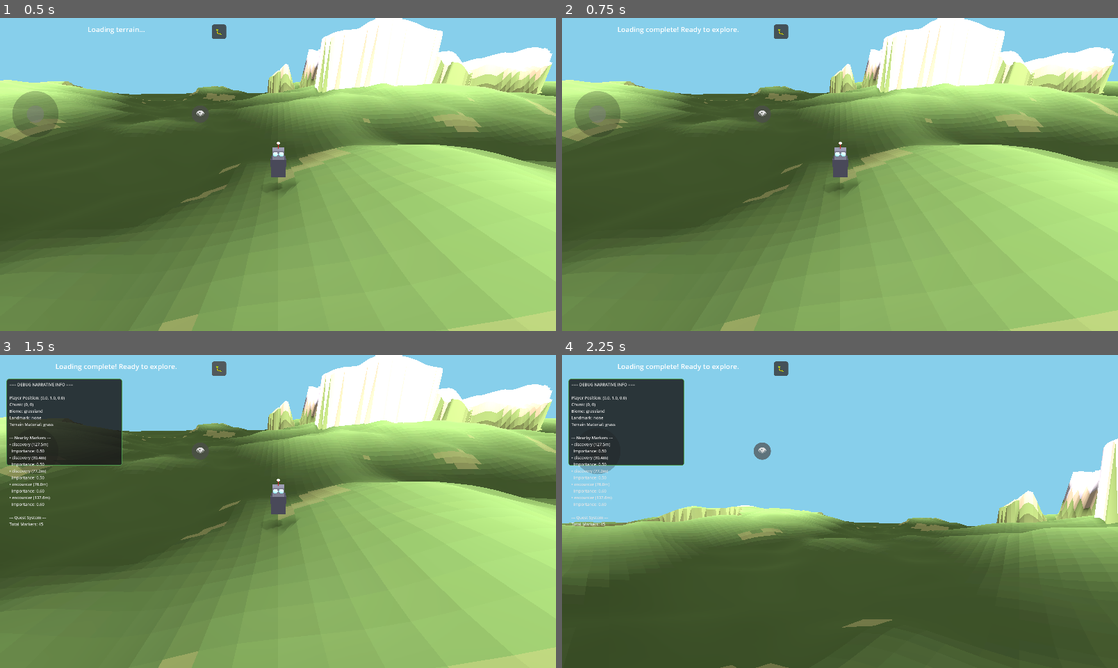
Above: before the commit, frames 1-4 (two rows, left to right).
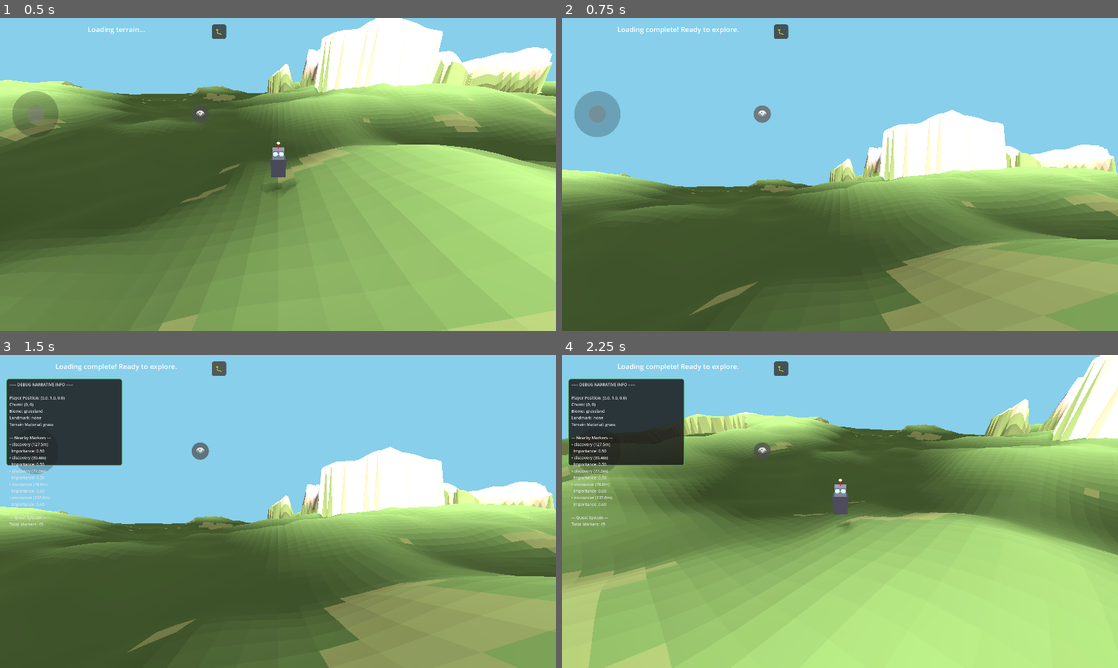
Above: after the commit, the same moments.

Repository: felix-dieterle/YouGame_godot4_public
Game: Godot game, scene res://scenes/main.tscn
Same seed, same stepped clock (60 frames per second), same inputs: the game is played once before the commit and once after it.
Inputs (mouse positions are in pixels of both pictures, inside the frame that each line leads up to):
- Up to frame 1 (0.5 s): no input
- Up to frame 2 (0.75 s): click "👁" at 0.5 s
- Up to frame 3 (1.5 s): click "🐛" at 1.25 s
- Up to frame 4 (2.25 s): tap Enter at 2 s; move the mouse to (962, 495) at 2.02 s; hold Right (ui_right) from 2.03 s (still down); hold V (toggle_camera_view) from 2.03 s (still down); click (962, 495) at 2.17 s

Frame 1 is identical in both runs. In frame 2, 76% of the frame differs, in the area x 0-100%, y 0-100%; in frame 3, 74%; in frame 4, 75%.

Commit message:
Fix first person toggle visibility and mountain climbing slope limit
Co-authored-by: felix-dieterle <1490062+felix-dieterle@users.noreply.github.com>

Diff:
--- a/scenes/demo_narrative.tscn
+++ b/scenes/demo_narrative.tscn
@@ -65,5 +65,5 @@
 anchor_bottom = 1.0
 grow_horizontal = 2
 grow_vertical = 2
-mouse_filter = 1
+mouse_filter = 2
 script = ExtResource("6_mobile")
--- a/scenes/main.tscn
+++ b/scenes/main.tscn
@@ -62,7 +62,7 @@
 anchor_bottom = 1.0
 grow_horizontal = 2
 grow_vertical = 2
-mouse_filter = 1
+mouse_filter = 2
 script = ExtResource("6_mobile")
 
 [node name="DebugNarrativeUI" type="Control" parent="."]
@@ -72,5 +72,5 @@
 anchor_bottom = 1.0
 grow_horizontal = 2
 grow_vertical = 2
-mouse_filter = 1
+mouse_filter = 2
 script = ExtResource("7_debug_narrative")
--- a/scripts/player.gd
+++ b/scripts/player.gd
@@ -6,6 +6,7 @@
 @export var rotation_speed: float = 3.0
 @export var camera_distance: float = 10.0
 @export var camera_height: float = 5.0
+@export var max_slope_angle: float = 30.0  # Maximum walkable slope in degrees
 
 # First-person settings
 @export var first_person_height: float = 1.6
@@ -34,6 +35,9 @@
 var robot_parts: Array[Node3D] = []
 
 func _ready():
+	# Configure CharacterBody3D slope handling
+	floor_max_angle = deg_to_rad(max_slope_angle)
+
 	# Setup camera
 	camera = Camera3D.new()
 	add_child(camera)
